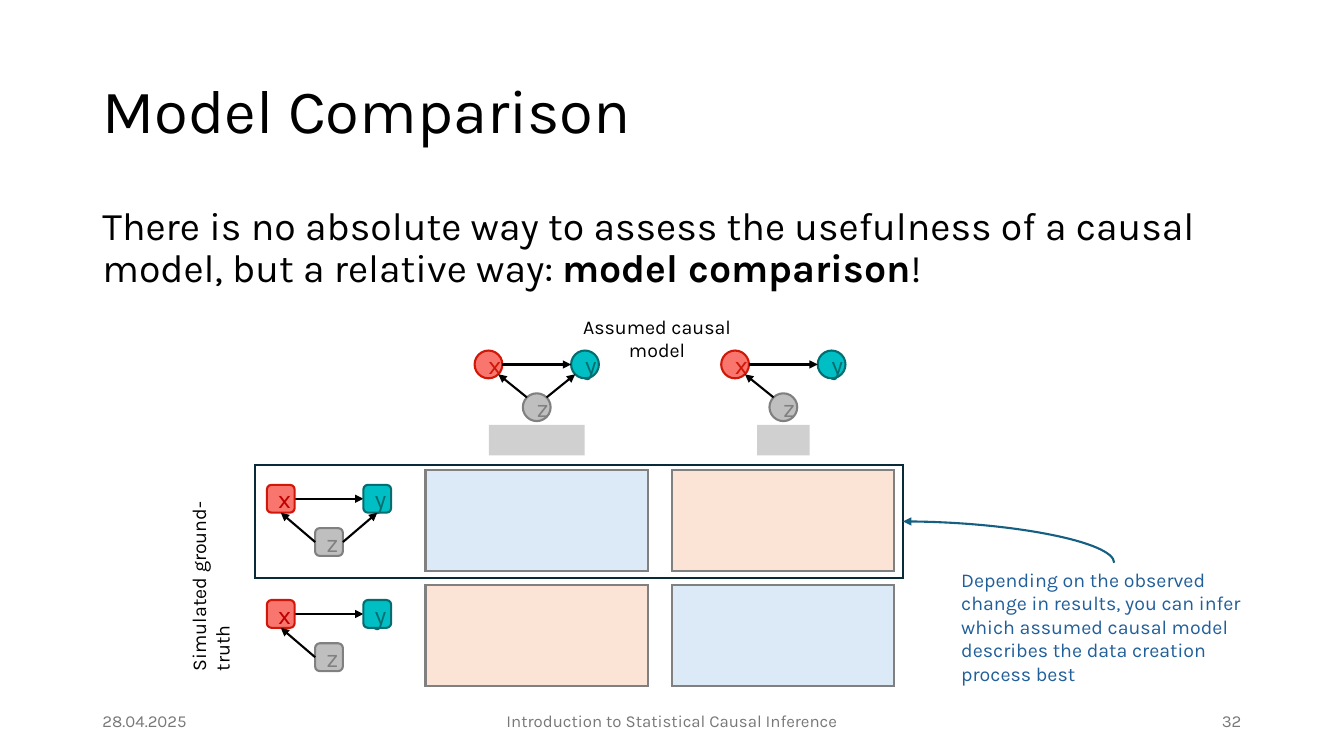
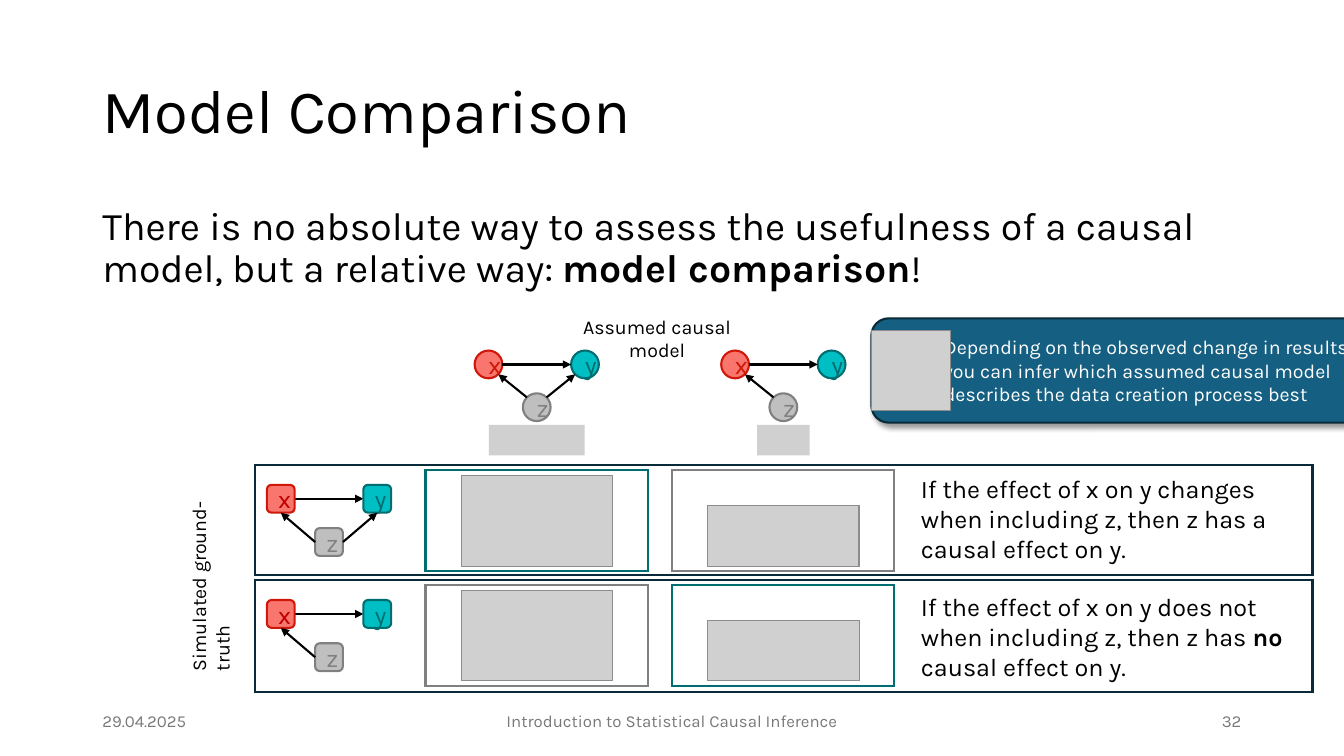
Before and after one commit to JulianFrattini/bda4sci, a slide deck: slide 32 of version2/slides/intro-sci.pptx. Drawn at 1344x756 pixels with LibreOffice and Linux fonts; fonts in the diff are those of the drawing; grey boxes stand for pictures. Boxes give left, top, right and bottom in pixels: in the first picture for what was removed or moved away, otherwise in the second. Text is boxed around its words. In the diff, an @@ line names an element or a change of style, - is before the commit and + after.

Commit message:
Added basic scripts for model comparison and regression

```diff
--- a/version2/slides/intro-sci.pptx
+++ b/version2/slides/intro-sci.pptx
@@ rounded rectangle "Depending on the observed change ...": place and size @@
-rounded rectangle "Depending on the observed change ..." at [961,573,1241,658]
+rounded rectangle "Depending on the observed change ..." at [871,319,1344,423]
@@ rounded rectangle "Depending on the observed change ..." at [871,319,1344,423]: text colour #215F9A to #FFFFFF; vertical alignment top to middle; fill none to #156082; outline none to #092A39 1.5 pt; shadow on @@
@@ picture added at [871,331,951,410] @@
@@ rectangle: place and size @@
-rectangle at [255,465,903,579]
+rectangle at [255,465,1313,576]
@@ rectangle at [425,470,648,571]: fill #DCEAF7 to #FFFFFF; outline #808080 1.5 pt to #006D70 1.5 pt @@
@@ picture added at [462,476,613,567] @@
@@ rectangle at [673,470,895,571]: fill #FBE3D6 to #FFFFFF @@
@@ picture added at [708,506,860,567] @@
@@ text added at [921,480,1266,564], 18 pt, text #000000 @@
+If the effect of x on y changes when including z, then z has a causal effect on y.
@@ curved arrow removed from (1114, 563) to (903, 521) @@
@@ rectangle added at [255,581,1313,693], outline #092A39 1.5 pt @@
@@ rectangle at [425,585,648,686]: fill #FBE3D6 to #FFFFFF @@
@@ picture added at [462,591,613,682] @@
@@ rectangle at [673,585,895,686]: fill #DCEAF7 to #FFFFFF; outline #808080 1.5 pt to #006D70 1.5 pt @@
@@ text added at [921,598,1283,682], 18 pt, text #000000 @@
+If the effect of x on y does not when including z, then z has no causal effect on y.
@@ picture added at [708,620,860,681] @@
@@ text at [102,716,186,727]: text changed @@
-28.04.2025
+29.04.2025
```
Also in this commit, not shown: 43 other slides changed, 10 other files.
